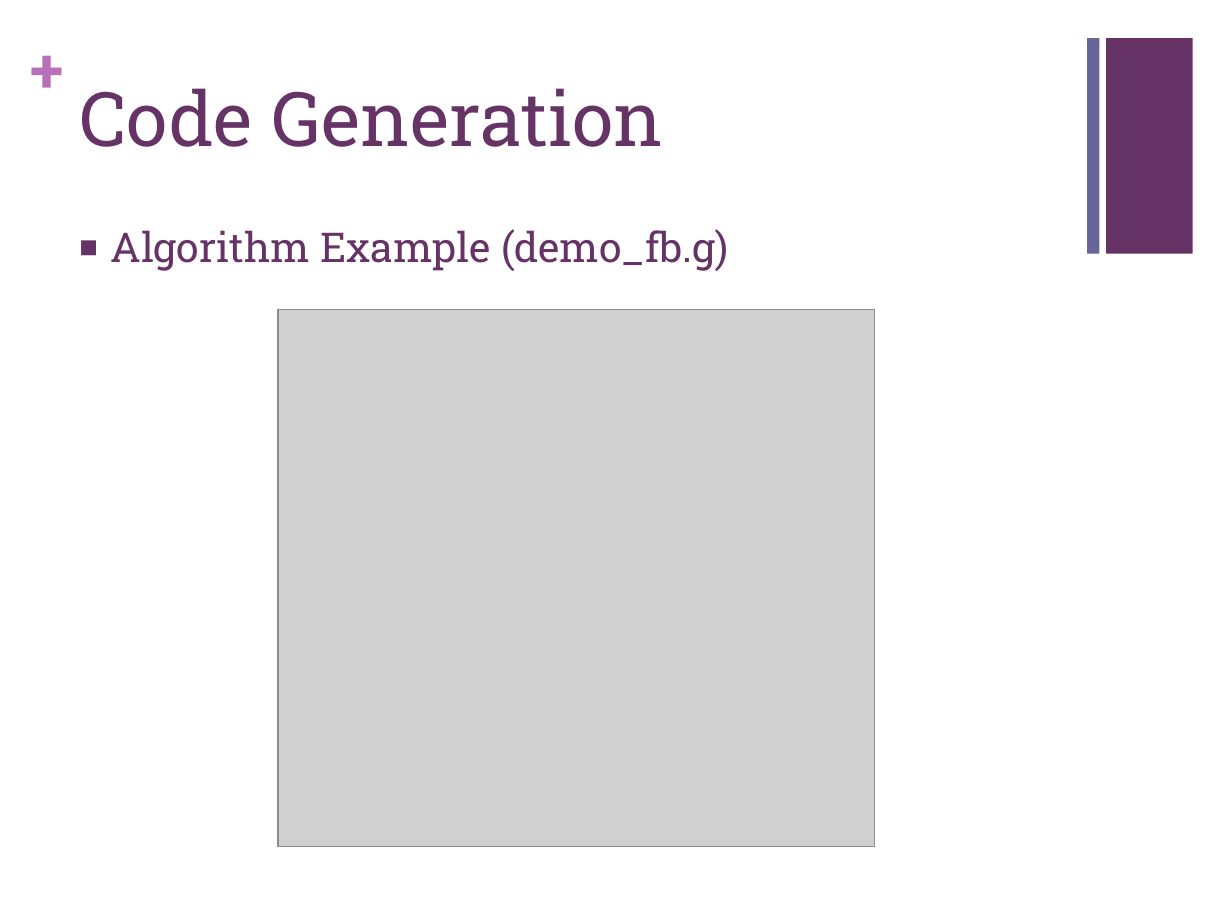
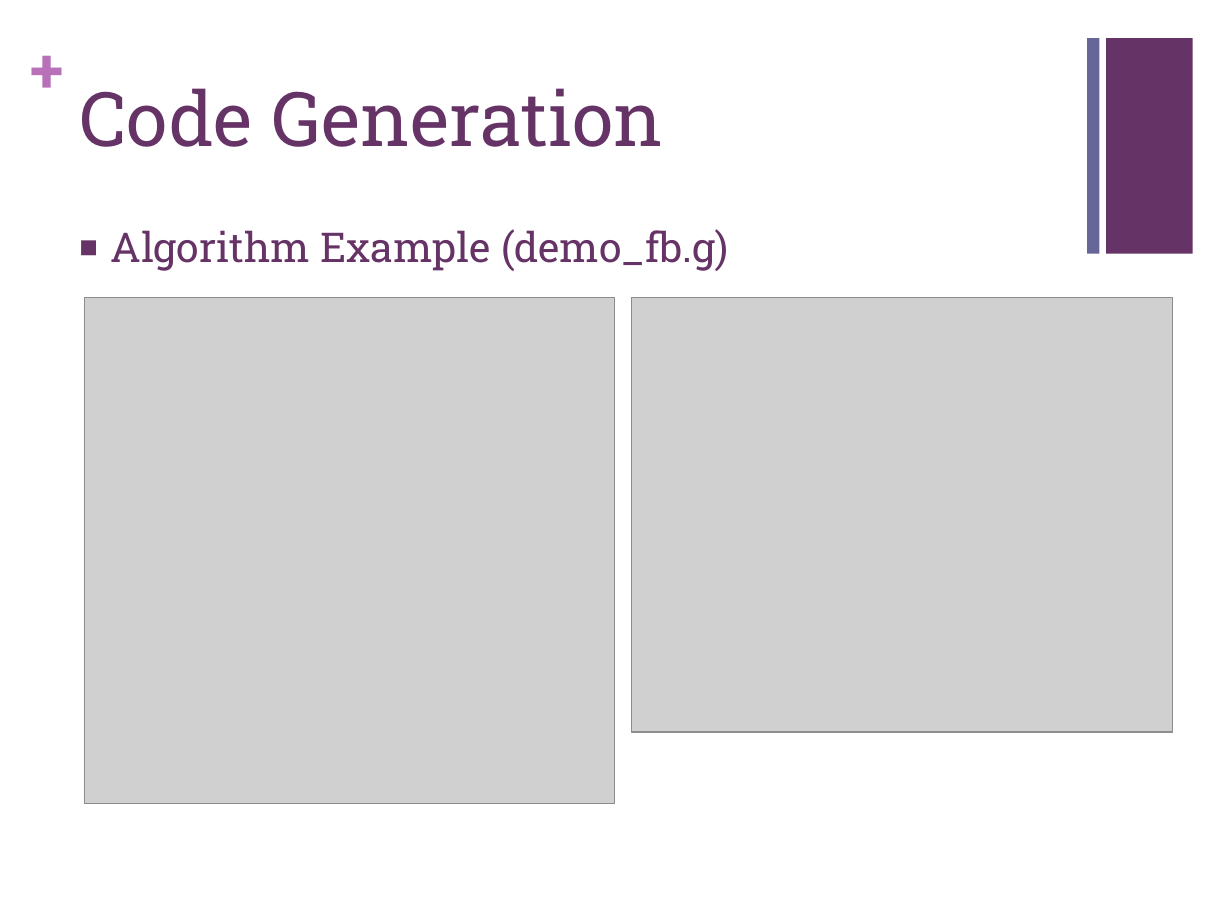
Before and after one commit to chaozc/Geo, a slide deck: slide 10 of Geo presentation.pptx. Drawn at 1232x924 pixels with LibreOffice and Linux fonts; fonts in the diff are those of the drawing; grey boxes stand for pictures. Boxes give left, top, right and bottom in pixels: in the first picture for what was removed or moved away, otherwise in the second. Text is boxed around its words. In the diff, an @@ line names an element or a change of style, - is before the commit and + after.

```diff
--- a/Geo presentation.pptx
+++ b/Geo presentation.pptx
@@ picture added at box(84, 297, 615, 803) @@
@@ picture added at box(632, 297, 1173, 732) @@
@@ picture removed at box(278, 309, 875, 846) @@
```
Also in this commit, not shown: 2 other slides changed.
